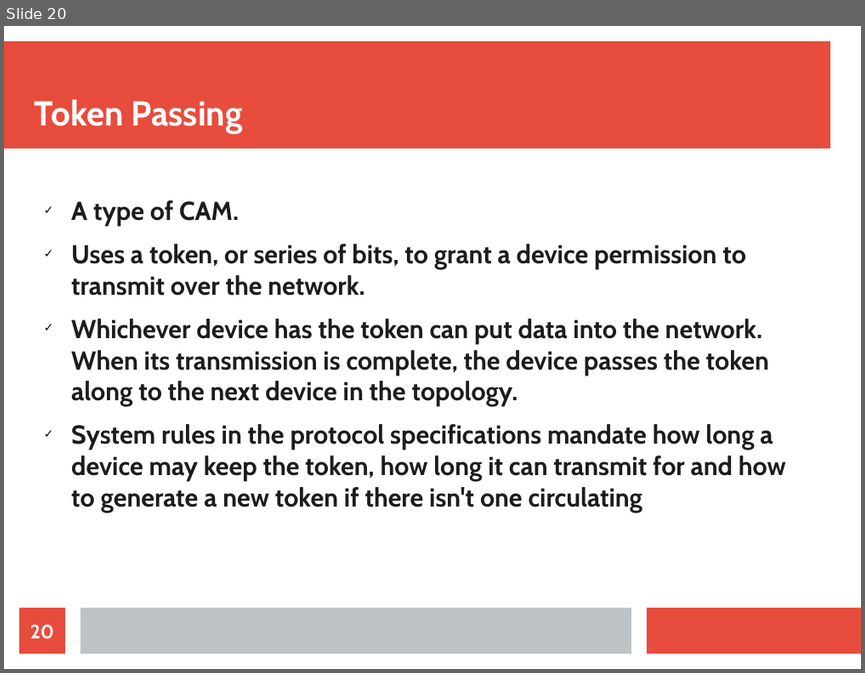
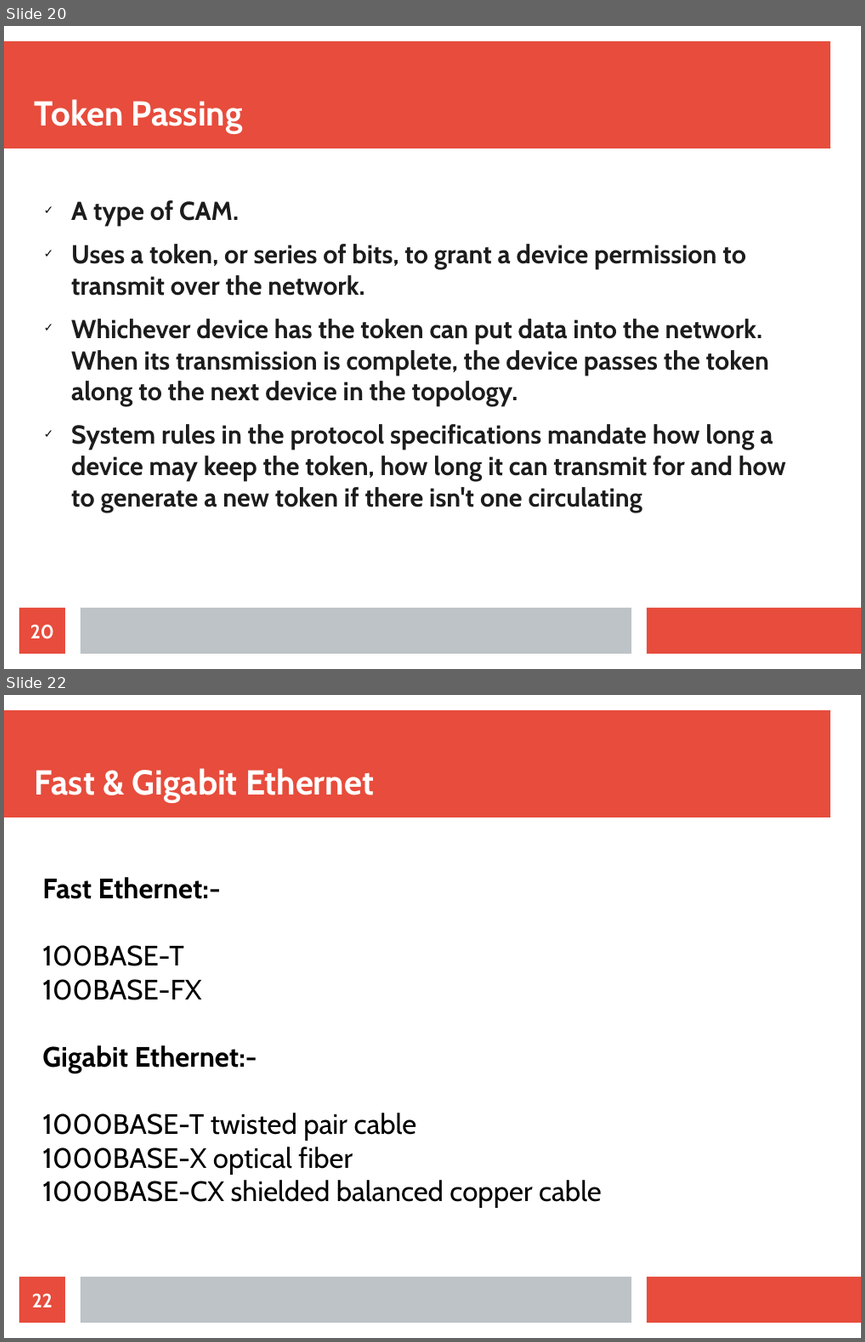
Before and after one commit to kanhaji/CN_Presentation_Section_C, a slide deck: CN PRESENTATION.odp. Shown one above the other, each under a label of ours: slide 20 before the commit, slides 20 and 22 after it; the slides between them are not shown. The pictures are 865x673 and 865x1342 pixels, drawn with LibreOffice and Linux fonts; fonts in the diff are those of the drawing. Boxes give left, top, right and bottom in pixels: in the first picture for what was removed or moved away, otherwise in the second. Text is boxed around its words. In the diff, an @@ line names an element or a change of style, - is before the commit and + after.

```diff
--- a/CN PRESENTATION.odp
+++ b/CN PRESENTATION.odp
@@ slide 22 added at box(4, 695, 861, 1338), background #FFFFFF; not listed: 3 template elements that a slide beside it also shows @@
@@ title added at box(35, 768, 374, 803), 32 pt, text #FFFFFF, bold @@
+Fast & Gigabit Ethernet
@@ text added at box(42, 877, 602, 1208), 26 pt, text #000000 @@
+Fast Ethernet:-
+100BASE-T
+100BASE-FX
+Gigabit Ethernet:-
+1000BASE-T twisted pair cable
+1000BASE-X optical fiber
+1000BASE-CX shielded balanced copper cable
@@ page number added at box(19, 1276, 65, 1322), fill #E74C3C, 18 pt, text #FFFFFF, bold @@
+22
```
Also in this commit, not shown: 5 other slides added.
